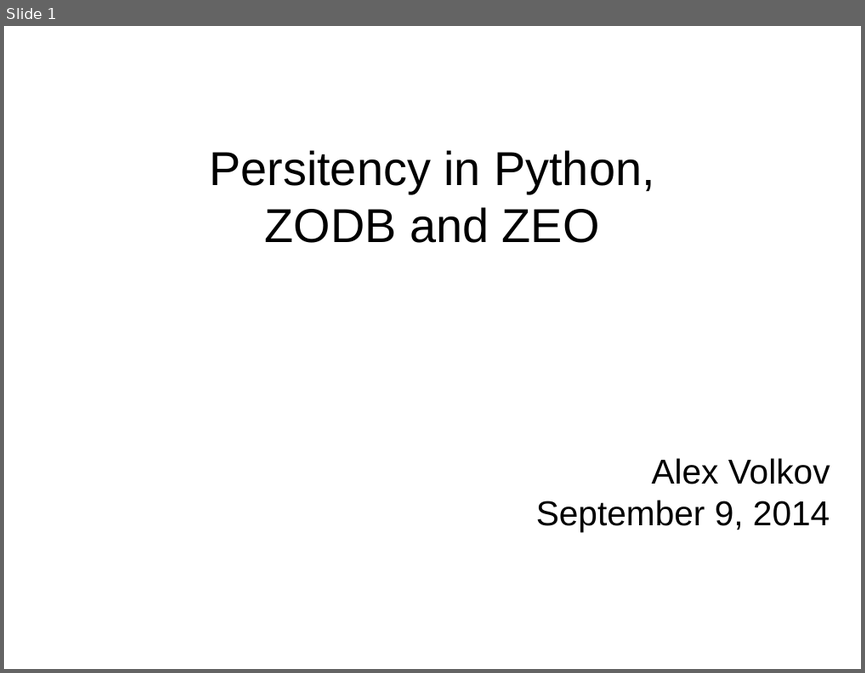
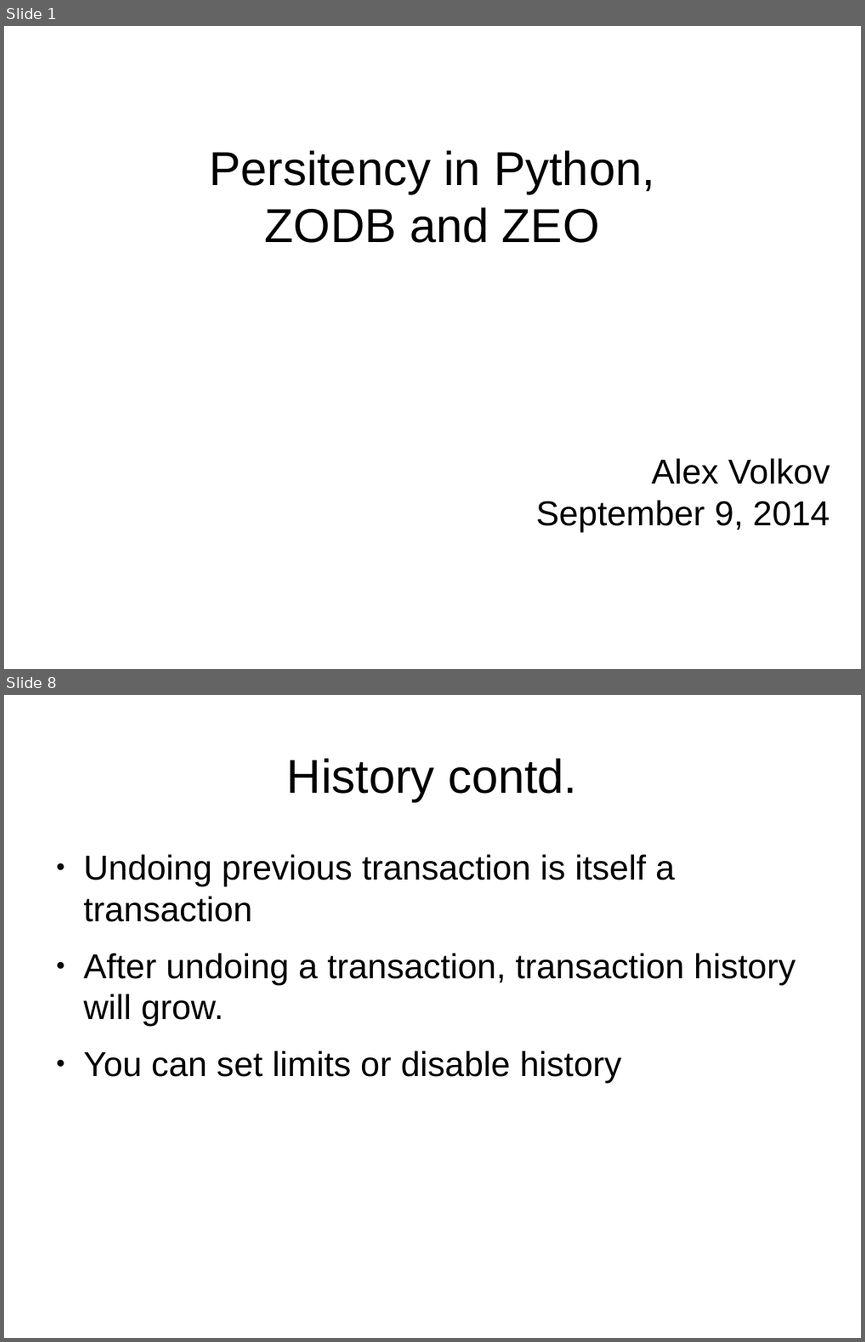
Before and after one commit to avolkov/ZODB-talk, a slide deck: media/presentation.odp. Shown one above the other, each under a label of ours: slide 1 before the commit, slides 1 and 8 after it; the slides between them are not shown. The pictures are 865x673 and 865x1342 pixels, drawn with LibreOffice and Linux fonts; fonts in the diff are those of the drawing. Boxes give left, top, right and bottom in pixels: in the first picture for what was removed or moved away, otherwise in the second. Text is boxed around its words. In the diff, an @@ line names an element or a change of style, - is before the commit and + after.

```diff
--- a/media/presentation.odp
+++ b/media/presentation.odp
@@ slide 8 added at (4,695,861,1338), background #FFFFFF @@
@@ title added at (287,758,577,801), 44 pt, text #000000 @@
+History contd.
@@ text added at (84,854,795,1083), 32 pt, text #000000 @@
+● Undoing previous transaction is itself a transaction
+● After undoing a transaction, transaction history will grow.
+● You can set limits or disable history
```
Also in this commit, not shown: 16 other slides added, 2 other files.
